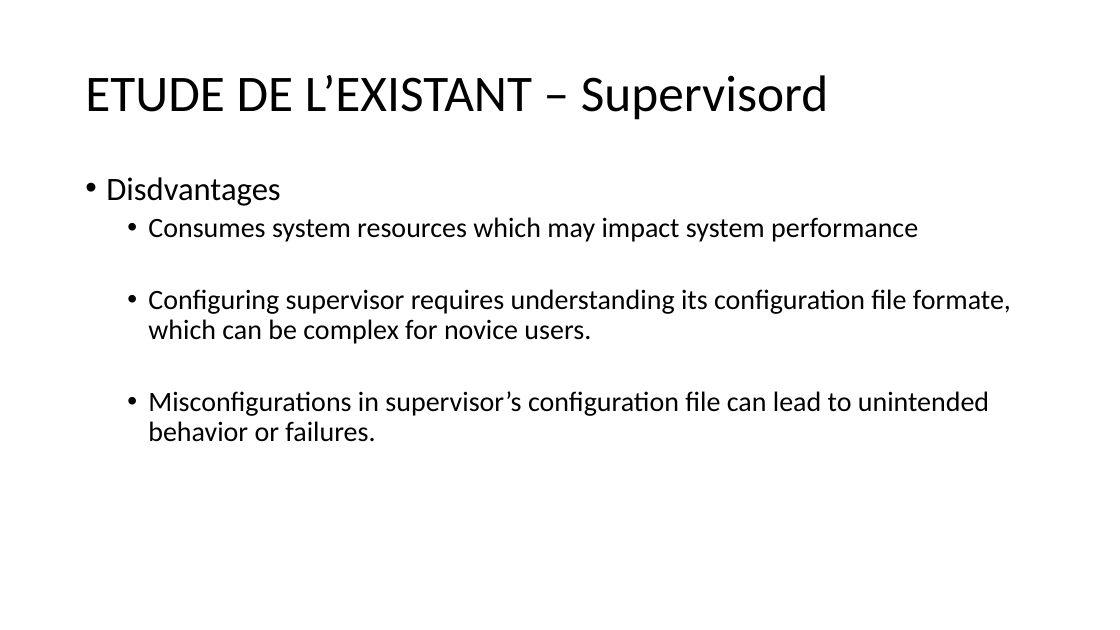
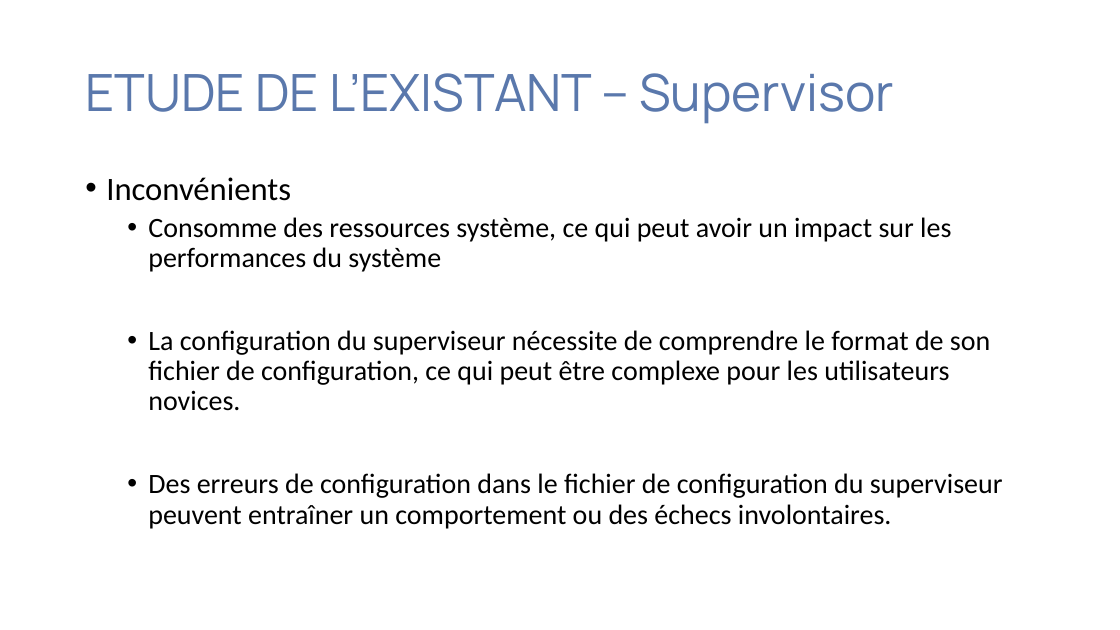
Before and after one commit to Nguh-Prince/TaskMan, a slide deck: slide 15 of documents/CAHIER D’ANALYSES POUR LE GESTIONNAIRE DE TACHES.pptx. Drawn at 1120x630 pixels with LibreOffice and Linux fonts; fonts in the diff are those of the drawing. Boxes give left, top, right and bottom in pixels: in the first picture for what was removed or moved away, otherwise in the second. Text is boxed around its words. In the diff, an @@ line names an element or a change of style, - is before the commit and + after.

```diff
--- a/documents/CAHIER D’ANALYSES POUR LE GESTIONNAIRE DE TACHES.pptx
+++ b/documents/CAHIER D’ANALYSES POUR LE GESTIONNAIRE DE TACHES.pptx
@@ title at bbox=[85, 73, 894, 124]: text changed; font Calibri to Manrope; text colour #000000 to #5A78AC @@
-ETUDE DE L’EXISTANT – Supervisord
+ETUDE DE L’EXISTANT – Supervisor
@@ text at bbox=[106, 177, 1003, 529]: text changed @@
-• Disdvantages
-  • Consumes system resources which may impact system performance
-  • Configuring supervisor requires understanding its configuration file formate, which can be complex for novice users.
-  • Misconfigurations in supervisor’s configuration file can lead to unintended behavior or failures.
+• Inconvénients
+  • Consomme des ressources système, ce qui peut avoir un impact sur les performances du système
+  • La configuration du superviseur nécessite de comprendre le format de son fichier de configuration, ce qui peut être complexe pour les utilisateurs novices.
+  • Des erreurs de configuration dans le fichier de configuration du superviseur peuvent entraîner un comportement ou des échecs involontaires.
```
Also in this commit, not shown: 14 other slides changed, 2 slides added, 3 slides removed, 57 other files.
